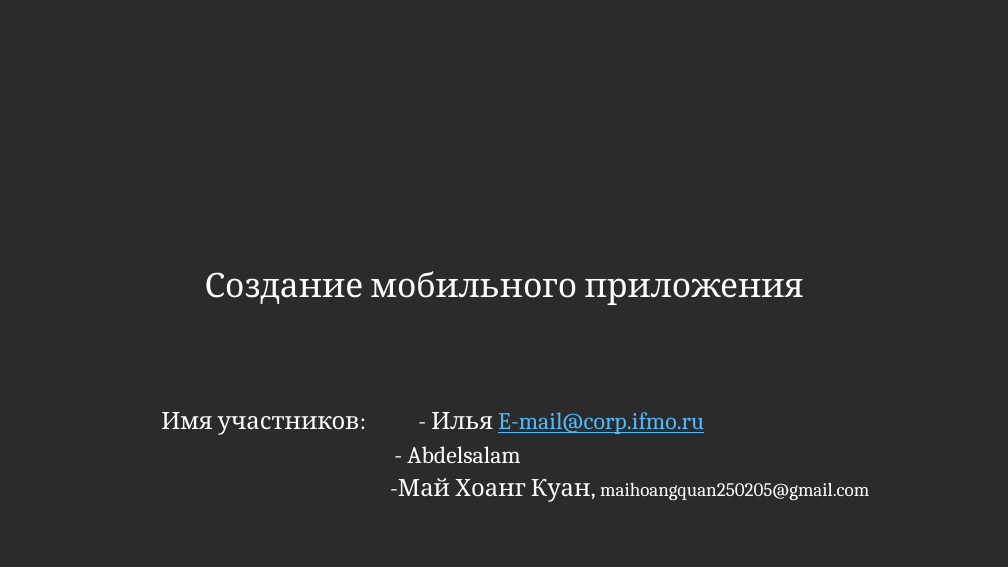
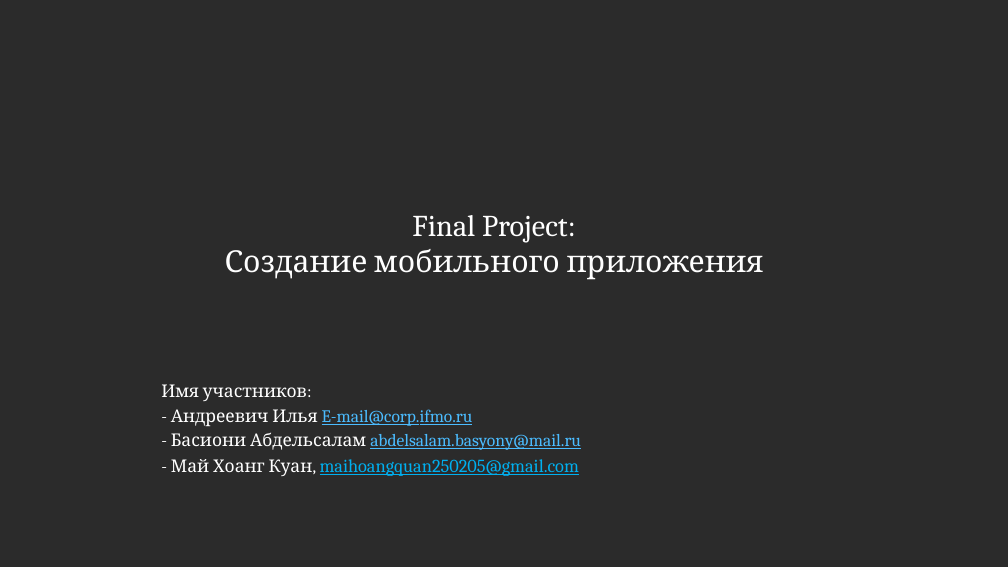
Before and after one commit to quanmh25/Final_Project_2025, a slide deck: slide 1 of Guide/presentation.pptx. Drawn at 1008x567 pixels with LibreOffice and Linux fonts; fonts in the diff are those of the drawing; background and template pictures are left out; a plain dark background stands for a picture behind light text. Boxes give left, top, right and bottom in pixels: in the first picture for what was removed or moved away, otherwise in the second. Text is boxed around its words. In the diff, an @@ line names an element or a change of style, - is before the commit and + after.

Commit message:
Presentation

```diff
--- a/Guide/presentation.pptx
+++ b/Guide/presentation.pptx
@@ title at box(225, 215, 764, 280): text changed; size 24 to 21.6 pt @@
-Создание мобильного приложения
+Final Project:
+Создание мобильного приложения
@@ text at box(161, 384, 581, 476): text changed; size 17 to 12.5 pt @@
-Имя участников: - Илья E-mail@corp.ifmo.ru
-- Abdelsalam
--Май Хоанг Куан, maihoangquan250205@gmail.com
+Имя участников:
+- Андреевич Илья E-mail@corp.ifmo.ru
+- Басиони Абдельсалам abdelsalam.basyony@mail.ru
+- Май Хоанг Куан, maihoangquan250205@gmail.com
```
Also in this commit, not shown: 4 other slides changed, 12 slides added, 2 slides removed.
